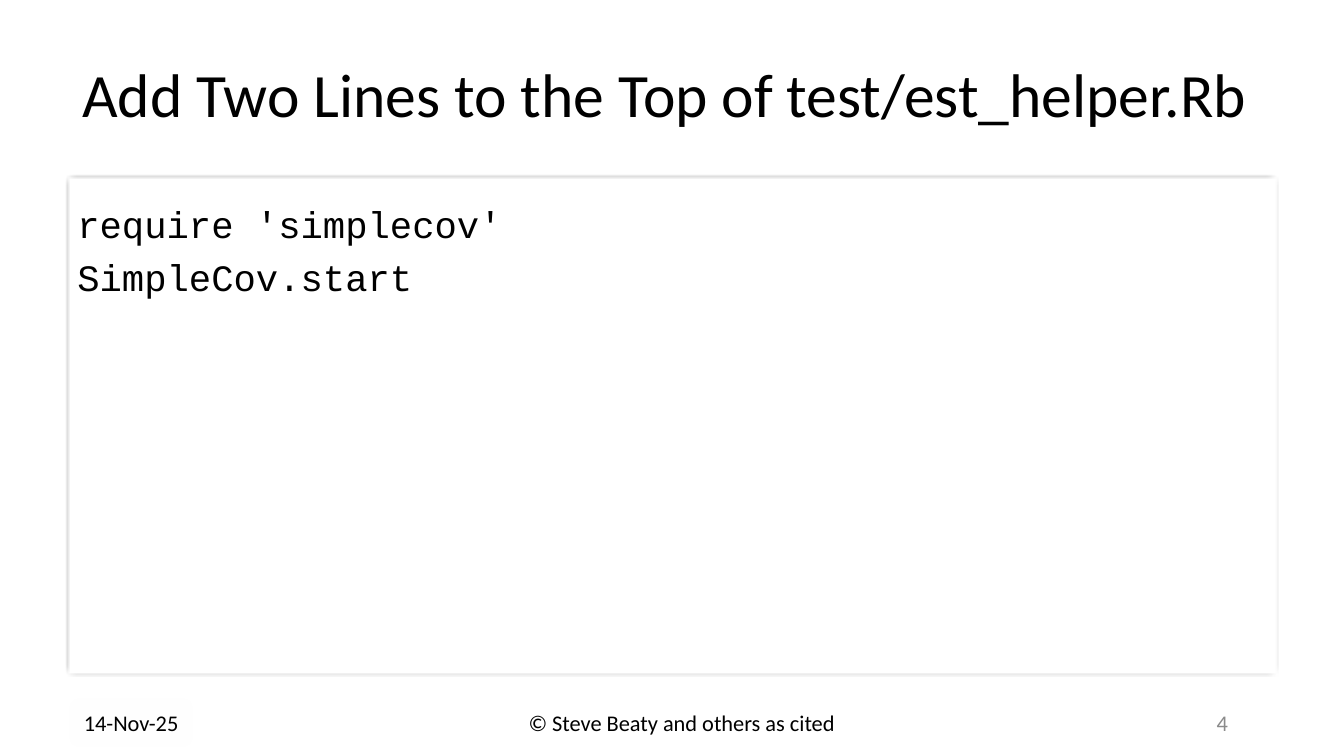
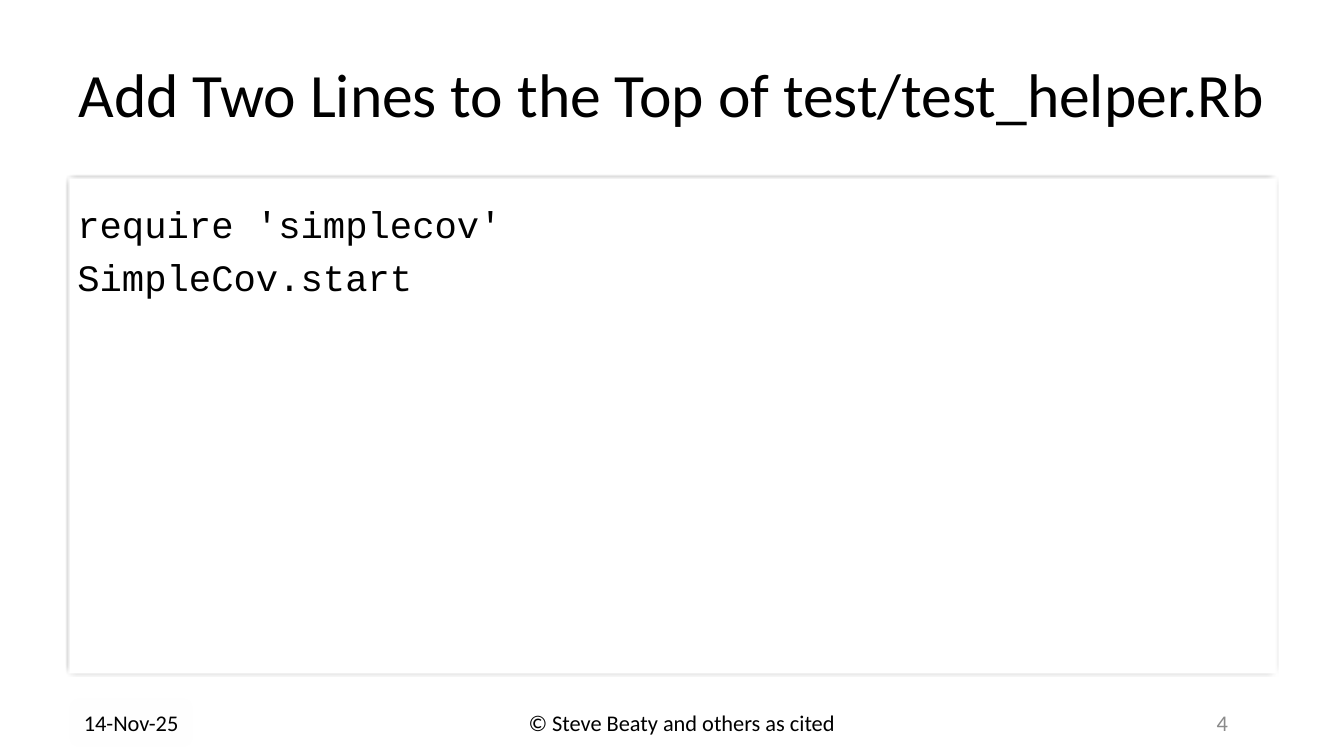
Before and after one commit to drb80/WebAppDev, a slide deck: slide 4 of Slides/Test Code Coverage.pptx. Drawn at 1344x756 pixels with LibreOffice and Linux fonts; fonts in the diff are those of the drawing; background and template pictures are left out. Boxes give left, top, right and bottom in pixels: in the first picture for what was removed or moved away, otherwise in the second. Text is boxed around its words. In the diff, an @@ line names an element or a change of style, - is before the commit and + after.

```diff
--- a/Slides/Test Code Coverage.pptx
+++ b/Slides/Test Code Coverage.pptx
@@ title at (79,74,1263,127): text changed @@
-Add Two Lines to the Top of test/est_helper.Rb
+Add Two Lines to the Top of test/test_helper.Rb
```
Also in this commit, not shown: 2 other slides changed, 3 other files.
